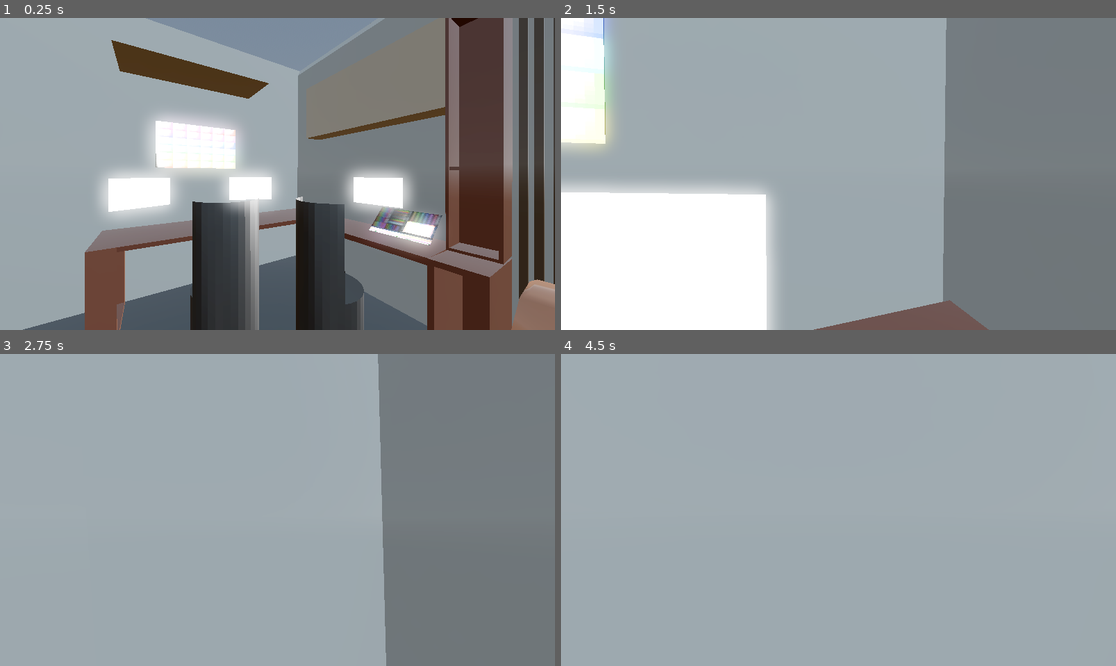
Above: before the commit, frames 1-4 (two rows, left to right).
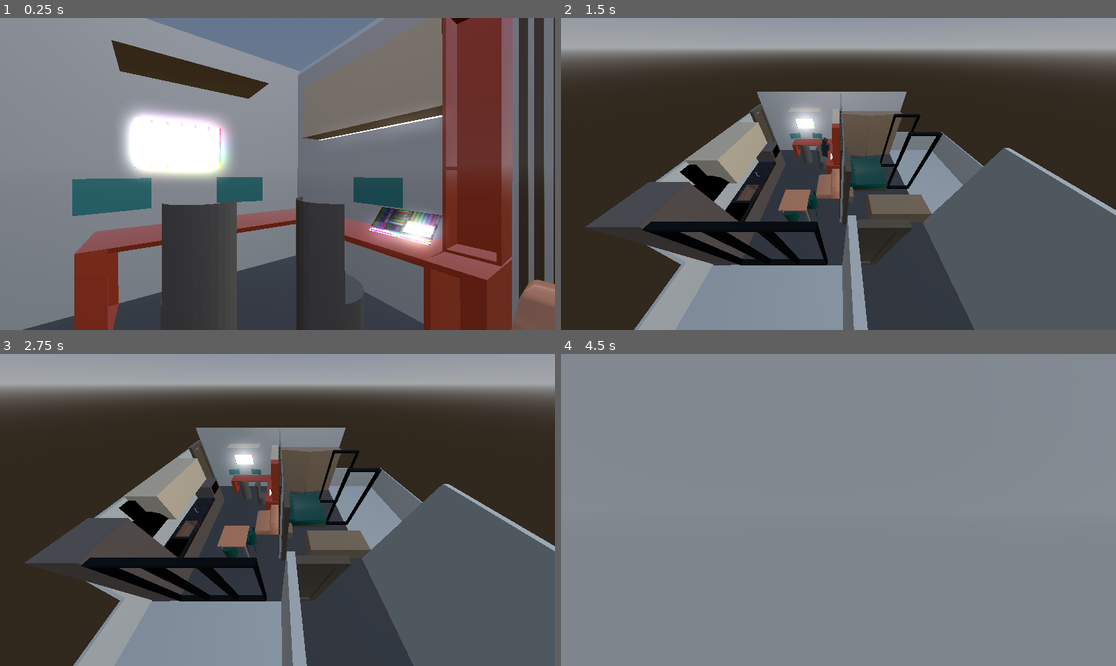
Above: after the commit, the same moments.

Repository: stanleyHorace/housevisualizer
Game: Godot game, scene res://main.tscn
The game is run twice, just before and just after one commit, with the same random seed, the same clock (stepped at 60 frames per second) and the same inputs.
Inputs (mouse positions are in pixels of both pictures, inside the frame that each line leads up to):
- Up to frame 1 (0.25 s): no input
- Up to frame 2 (1.5 s): tap Enter (ui_accept) at 0.5, 0.77 s; move the mouse to (866, 174) at 0.52 s; hold W (up) from 0.53 s (still down); tap Tab (camera, bound only after the commit) at 0.6 s; move the mouse to (810, 174) at 1.27 s; tap Shift (sprint) at 1.35 s
- Up to frame 3 (2.75 s): keep holding W (up); tap Enter (ui_accept) at 1.52 s; tap Tab (camera, bound only after the commit) at 1.55, 2.1 s; move the mouse to (288, 503) at 2.02 s
- Up to frame 4 (4.5 s): keep holding W (up); tap Enter (ui_accept) at 2.75, 3.02, 3.5, 3.77, 4.25 s; move the mouse to (832, 516) at 2.77 s; tap Tab (camera, bound only after the commit) at 2.85, 3.8, 4.35 s; move the mouse to (877, 513) at 3.52 s; hold Shift (sprint) 3.53-4.28 s; move the mouse to (794, 506) at 4.27 s

The runs differ from the first frame. In frame 1, 58% of the frame differs, in the area x 0-100%, y 0-100%; in frame 2, 89%; in frame 3, 87%; in frame 4, 100%.

Commit message:
improved lights and colorfidelity changedspeed

Diff:
--- a/char.tscn
+++ b/char.tscn
@@ -66,6 +66,16 @@
 [node name="Camera3D" type="Camera3D" parent="."]
 transform = Transform3D(-2.98023e-08, 0, -1, 0, 1, 0, 1, 0, -2.98023e-08, 0.128301, 1.65126, -0.0855193)
 
+[node name="SpotLight3D" type="SpotLight3D" parent="Camera3D"]
+transform = Transform3D(1, -1.47398e-08, -9.80831e-10, 1.474e-08, 0.991202, 0.132359, -9.7875e-10, -0.132359, 0.991202, 5.21541e-08, 3.22426, 1.69442)
+light_color = Color(0.939906, 0.869507, 0.930349, 1)
+light_energy = 0.2
+light_volumetric_fog_energy = 0.0
+light_specular = 0.0
+spot_range = 9.4728
+spot_attenuation = 0.0
+spot_angle = 72.5327
+
 [node name="CollisionShape3D" type="CollisionShape3D" parent="."]
 transform = Transform3D(1, 0, 0, 0, 1, 0, 0, 0, 1, 0, 0.83976, -0.0292506)
 shape = SubResource("CapsuleShape3D_hs5vj")
--- a/house.tscn
+++ b/house.tscn
@@ -6,5 +6,5 @@
 [node name="house" instance=ExtResource("1_hfkix")]
 script = ExtResource("2_metfq")
 
-[node name="chair_002" parent="." index="20"]
-transform = Transform3D(1, 0, 0, 0, 1, 0, 0, 0, 1, 3.5511, 0.477764, -4.6623)
+[node name="chair_002" parent="." index="21"]
+transform = Transform3D(1, 0, 0, 0, 1, 0, 0, 0, 1, 3.5511, 0.477764, -4.85899)
--- /dev/null
+++ b/main.gd
@@ -0,0 +1,18 @@
+extends Node3D
+
+
+# Called when the node enters the scene tree for the first time.
+func _ready() -> void:
+	pass # Replace with function body.
+
+
+# Called every frame. 'delta' is the elapsed time since the previous frame.
+func _process(delta: float) -> void:
+	pass
+
+func _unhandled_input(event: InputEvent) -> void:
+	if(event.is_action_released("camera")):
+		if($Camera3D.current):
+			$Char/Camera3D.current=true
+		else:
+			$Camera3D.current=true
--- a/main.tscn
+++ b/main.tscn
@@ -1,5 +1,6 @@
-[gd_scene load_steps=6 format=3 uid="uid://rfa177lsw0ux"]
+[gd_scene load_steps=7 format=3 uid="uid://rfa177lsw0ux"]
 
+[ext_resource type="Script" uid="uid://bgfks0h3kxwny" path="res://main.gd" id="1_h2yge"]
 [ext_resource type="PackedScene" uid="uid://kfum5fi270tj" path="res://char.tscn" id="2_0xm2m"]
 [ext_resource type="PackedScene" uid="uid://hnwi7fy5u1dq" path="res://house.tscn" id="2_h2yge"]
 
@@ -11,13 +12,9 @@
 [sub_resource type="Environment" id="Environment_0xm2m"]
 background_mode = 2
 sky = SubResource("Sky_h2yge")
-ambient_light_color = Color(0.937166, 0.727662, 0.477637, 1)
-tonemap_mode = 4
-tonemap_exposure = 1.5
+tonemap_mode = 1
 ssr_enabled = true
-ssr_fade_in = 1.37844
 ssao_enabled = true
-ssao_intensity = 4.02
 ssil_radius = 11.06
 sdfgi_enabled = true
 sdfgi_use_occlusion = true
@@ -25,17 +22,21 @@
 sdfgi_y_scale = 0
 sdfgi_energy = 0.2
 glow_enabled = true
-glow_normalized = true
-glow_intensity = 0.39
+glow_levels/1 = 0.1
+glow_levels/3 = 0.5
+glow_levels/5 = 0.5
+glow_levels/7 = 0.1
+glow_intensity = 0.46
 fog_light_color = Color(0.268862, 0.294321, 0.334342, 1)
 fog_light_energy = 0.4
 fog_sun_scatter = 0.5
 fog_density = 0.001
 fog_aerial_perspective = 0.116
 volumetric_fog_enabled = true
-volumetric_fog_albedo = Color(0.733333, 0.631373, 0.631373, 1)
+volumetric_fog_density = 0.005
 
 [node name="Node3D" type="Node3D"]
+script = ExtResource("1_h2yge")
 
 [node name="house" parent="." instance=ExtResource("2_h2yge")]
 transform = Transform3D(1.2, 0, 0, 0, 1.2, 0, 0, 0, 1.2, 0, 0, 0)
@@ -44,12 +45,22 @@
 transform = Transform3D(0.843701, 7.40765e-05, -0.536814, -0.000688972, 0.999999, -0.000944851, 0.536813, 0.00116702, 0.8437, 2.18395, 0.0150725, -6.25359)
 
 [node name="OmniLight3D" type="OmniLight3D" parent="."]
-transform = Transform3D(1, 0, 0, 0, 1, 0, 0, 0, 1, -18.4366, 17.4437, 0)
-light_color = Color(0.804197, 0.911673, 1, 1)
-light_energy = 10.0
-omni_range = 161.364
+transform = Transform3D(1, 0, 0, 0, 1, 0, 0, 0, 1, -0.820959, 11.4268, 0)
+light_energy = 2.0
+light_indirect_energy = 0.0
+light_size = 0.59
+light_specular = 0.0
+omni_range = 169.457
 
 [node name="DirectionalLight3D" type="DirectionalLight3D" parent="."]
+transform = Transform3D(1, 0, 0, 0, 1, 0, 0, 0, 1, 3.77319, 15.345, -20.0813)
+light_energy = 0.2
+light_indirect_energy = 0.0
+light_specular = 0.0
 
 [node name="WorldEnvironment" type="WorldEnvironment" parent="."]
 environment = SubResource("Environment_0xm2m")
+
+[node name="Camera3D" type="Camera3D" parent="."]
+transform = Transform3D(-4.37114e-08, 0.707107, -0.707107, 0, 0.707107, 0.707107, 1, 3.09086e-08, -3.09086e-08, -2.43662, 5.52213, -3.74276)
+fov = 102.1
--- a/movement.gd
+++ b/movement.gd
@@ -1,7 +1,7 @@
 extends CharacterBody3D
 
 @onready var cam: Camera3D= $Camera3D
-var SPEED := 3.5
+@export var SPEED := 3
 var initial_position := Vector3.ZERO
 @export var GRAVITY := 9.8
 @export var SENSITIVITY := 0.003
--- a/project.godot
+++ b/project.godot
@@ -53,3 +53,8 @@
 "events": [Object(InputEventKey,"resource_local_to_scene":false,"resource_name":"","device":-1,"window_id":0,"alt_press …(195 unchanged characters)…
 ]
 }
+camera={
+"deadzone": 0.2,
+"events": [Object(InputEventKey,"resource_local_to_scene":false,"resource_name":"","device":-1,"window_id":0,"alt_pressed":false,"shift_pressed":false,"ctrl_pressed":false,"meta_pressed":false,"pressed":false,"keycode":0,"physical_keycode":4194306,"key_label":0,"unicode":0,"location":0,"echo":false,"script":null)
+]
+}
Binary file changed: house.glb
Not shown, added: main.gd.uid
